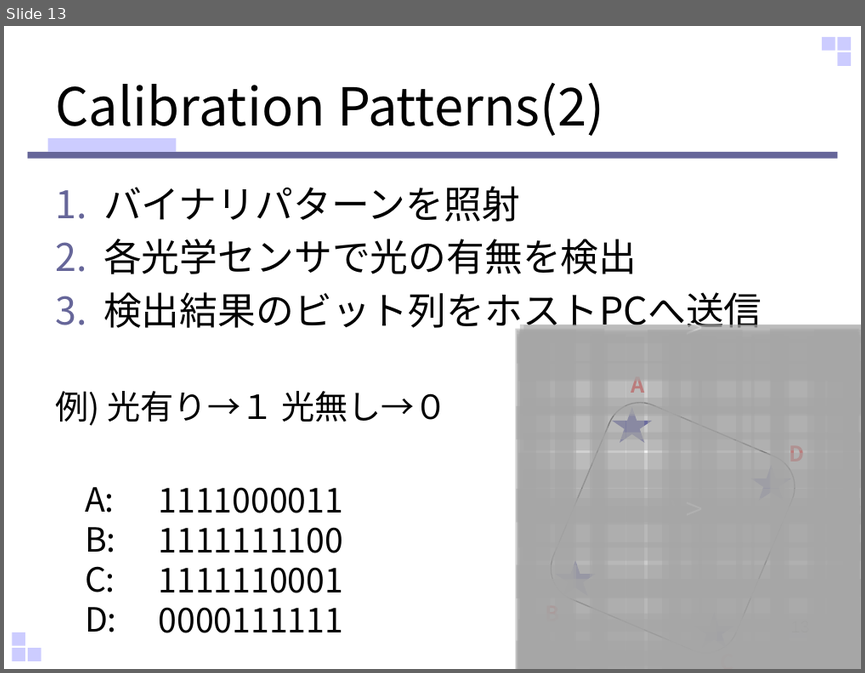
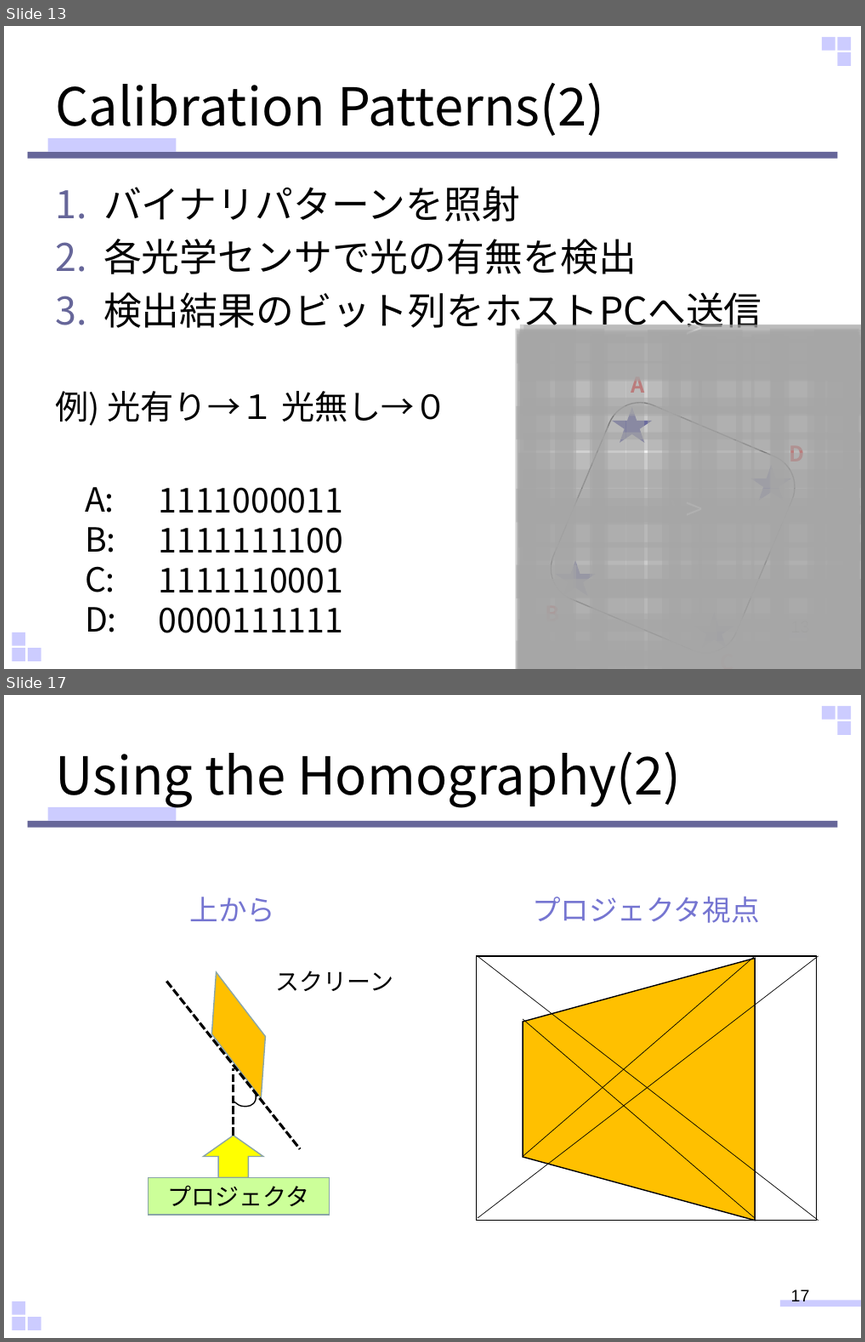
Before and after one commit to sho-hama/Human_Interface, a slide deck: HI_hamana.pptx. Shown one above the other, each under a label of ours: slide 13 before the commit, slides 13 and 17 after it; the slides between them are not shown. The pictures are 865x673 and 865x1342 pixels, drawn with LibreOffice and Linux fonts; fonts in the diff are those of the drawing. Boxes give left, top, right and bottom in pixels: in the first picture for what was removed or moved away, otherwise in the second. Text is boxed around its words. In the diff, an @@ line names an element or a change of style, - is before the commit and + after.

```diff
--- a/HI_hamana.pptx
+++ b/HI_hamana.pptx
@@ slide 17 added at (x1=4, y1=695, x2=861, y2=1338), background #FFFFFF; not listed: 9 template elements that a slide beside it also shows @@
@@ title added at (x1=55, y1=752, x2=681, y2=808), 44 pt, text #000000 @@
+Using the Homography(2)
@@ text added at (x1=190, y1=896, x2=276, y2=922), 24 pt, text #7575D1 @@
+上から
@@ text added at (x1=532, y1=896, x2=759, y2=923), 24 pt, text #7575D1 @@
+プロジェクタ視点
@@ parallelogram added at (x1=207, y1=973, x2=270, y2=1099), fill #FFC000, outline #8AA6A8 1 pt @@
@@ text added at (x1=276, y1=970, x2=394, y2=991), 20 pt, text #000000 @@
+スクリーン
@@ rectangle added at (x1=476, y1=956, x2=817, y2=1220), outline #000000 1 pt @@
@@ line added from (477, 1218) to (818, 956), #000000 0.5 pt @@
@@ line added from (477, 956) to (818, 1220), #000000 0.5 pt @@
@@ trapezoid added at (x1=522, y1=958, x2=755, y2=1219), fill #FFC000, outline #000000 1 pt @@
@@ line added from (522, 1156) to (755, 956), #000000 0.5 pt @@
@@ line added from (167, 981) to (300, 1149), #000000 2.25 pt dashed @@
@@ line added from (522, 1019) to (755, 1218), #000000 0.5 pt @@
@@ line added from (234, 1135) to (234, 1067), #000000 2.25 pt dashed @@
@@ freeform shape added at (x1=234, y1=1095, x2=256, y2=1106), outline #000000 1 pt @@
@@ right arrow added at (x1=203, y1=1135, x2=263, y2=1177), fill #FFFF00, outline #8AA6A8 1 pt @@
@@ rectangle added at (x1=148, y1=1178, x2=329, y2=1214), fill #CCFF99, outline #8AA6A8 1 pt, 20 pt, text #000000 @@
+プロジェクタ
@@ page number added at (x1=791, y1=1289, x2=810, y2=1301), 14 pt, text #000000 @@
+17
```
Also in this commit, not shown: 3 slides changed, 7 other slides added.
